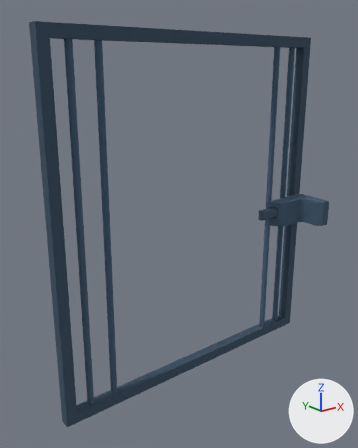
A saved change to the FBX model where-is-nowhere/Assets/Game/___Chapters/awakening/__RESOURCES__/gate-wall-frame.fbx.
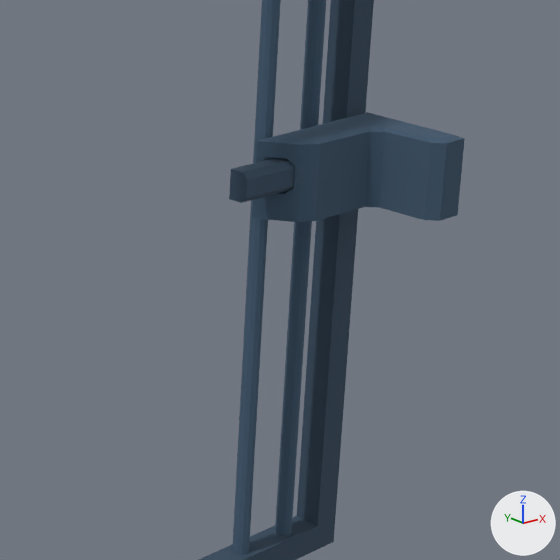
Each version is shown whole from a 50 mm camera at (-4.5, -3.54, 2.99) aimed at (-1.73, -0.08, 1.61), then close up on the part from 53% to 100% of the width and 36% to 73% of the height. Lighting does not change. The marker at lower right points along +X, +Y and +Z. Where no turn or scale is listed for an object, it has been applied to the vertices.

In view in the first close-up: 'gate-lock-mechanism', 'gate-lock-pipe', 'gate-wall-frame'.
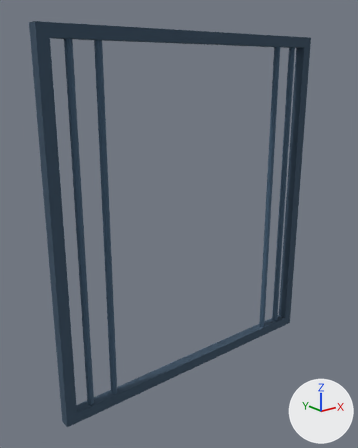
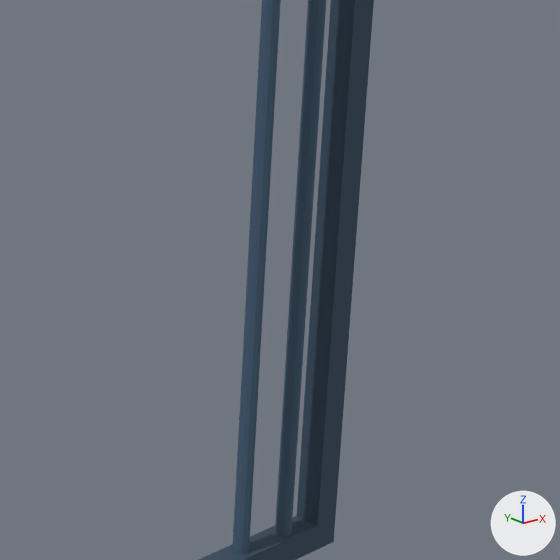
What differs and where, as boxes (x1, y1, x2, y2) in the close-ups (560 x 560 px):
'gate-lock-mechanism', deleted (blue): before (252, 112, 465, 222)
'gate-lock-pipe', deleted (blue): before (229, 158, 295, 203)

Diff of the bpy script that builds the scene:
```diff
--- a/where-is-nowhere/Assets/Game/___Chapters/awakening/__RESOURCES__/gate-wall-frame.fbx.py
+++ b/where-is-nowhere/Assets/Game/___Chapters/awakening/__RESOURCES__/gate-wall-frame.fbx.py
@@ ob_gate_lock_mechanism @@
-ob_gate_lock_mechanism = bpy.data.objects.new('gate-lock-mechanism', me_cube_006)
-ob_gate_lock_mechanism.location = (-0.05, -0.1, 1.65)
@@ ob_gate_lock_pipe @@
-ob_gate_lock_pipe = bpy.data.objects.new('gate-lock-pipe', me_cube_007)
-ob_gate_lock_pipe.location = (0.0, -0.2, 1.47)
```
